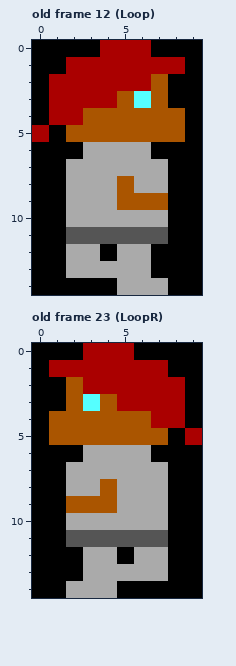
Two versions of one pixel-art file, images/guy_anim.ase. The first picture shows the starting point.
10x15 pixels, 28 frames. Shown: old frame 12 (Loop), old frame 23 (LoopR). The commit also changed other frames, which this record leaves out.
And afterwards:
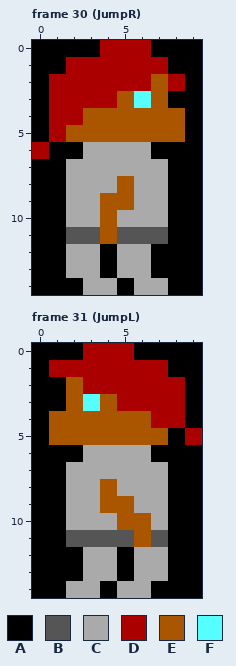
Palette (. is transparent): A #000000  B #555555  C #aaaaaa  D #aa0000  E #aa5500  F #55ffff
A new or re-ordered frame is compared with the old frame closest to it.
Changes in this commit:
frames 28 -> 32
Frame 30 (JumpR) is new; against old frame 12 (Loop):
y 1: x 8 D -> A
y 2: x 8 A -> D
y 5: x 0..1 DA -> AD
y 6: x 0 A -> D
y 9: x 4 C -> E; x 6..7 EE -> CC
y 10: x 4 C -> E
y 11: x 4 B -> E
y 13: x 4 C -> A
y 14: x 3..5 AAC -> CCA
Frame 31 (JumpL) is new; against old frame 23 (LoopR):
y 9: x 2..3 EE -> CC; x 5 C -> E
y 10: x 5..6 CC -> EE
y 11: x 6 B -> E
y 13: x 5 C -> A
y 14: x 4..6 CAA -> ACC
Pixel boxes of the changes (left, top, right, bottom) in both pictures:
changed: (168, 57, 185, 91)
changed: (32, 125, 168, 295)
changed: (66, 496, 151, 598)
